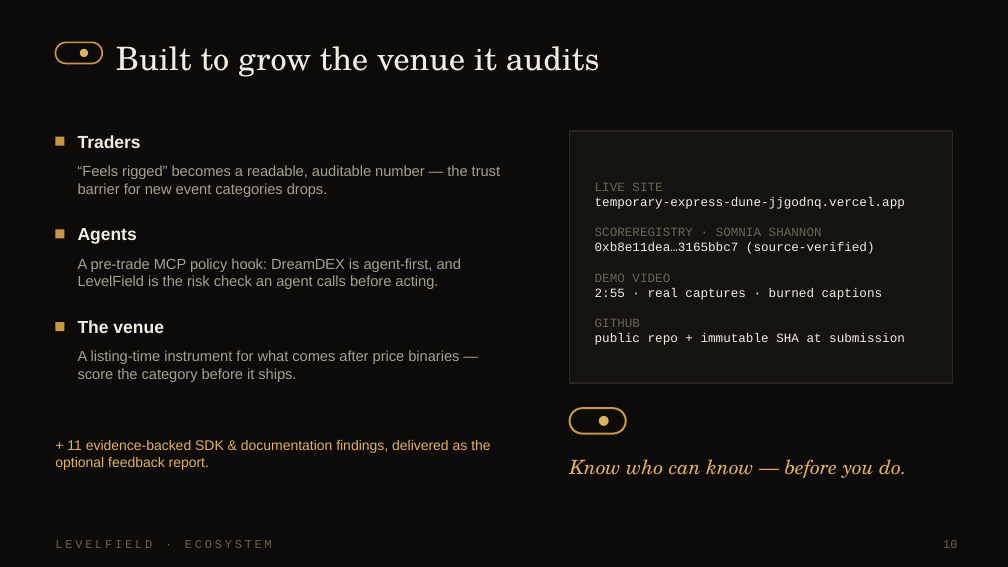
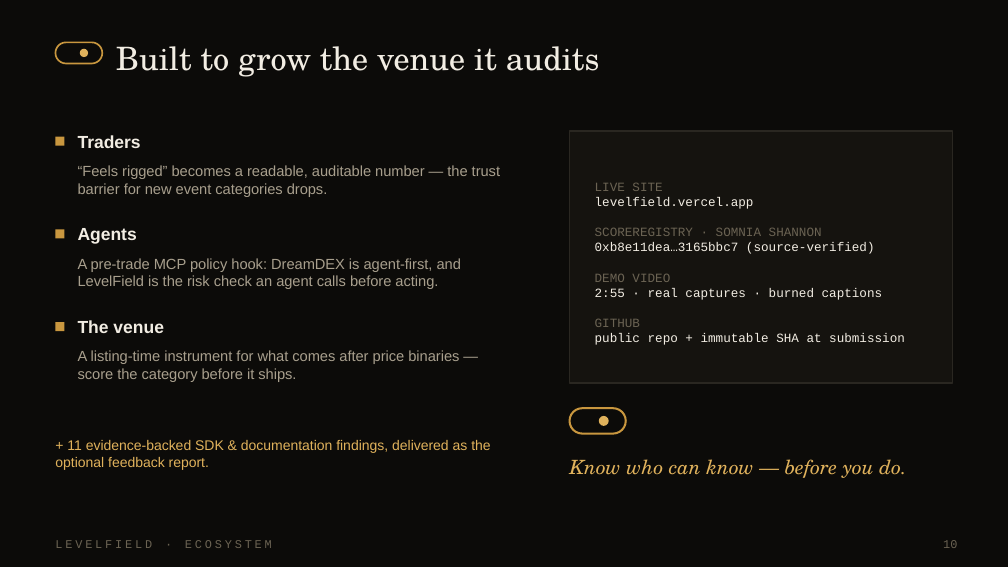
Before and after one commit to Aji-Q/levelfield, a slide deck: slide 10 of demo-deck/levelfield-deck.pptx. Drawn at 1008x567 pixels with LibreOffice and Linux fonts; fonts in the diff are those of the drawing. Boxes give left, top, right and bottom in pixels: in the first picture for what was removed or moved away, otherwise in the second. Text is boxed around its words. In the diff, an @@ line names an element or a change of style, - is before the commit and + after.

```diff
--- a/demo-deck/levelfield-deck.pptx
+++ b/demo-deck/levelfield-deck.pptx
@@ text at <box>595,197,754,209</box>: text changed @@
-temporary-express-dune-jjgodnq.vercel.app
+levelfield.vercel.app
```
Also in this commit, not shown: 1 other slide changed, 4 other files.
